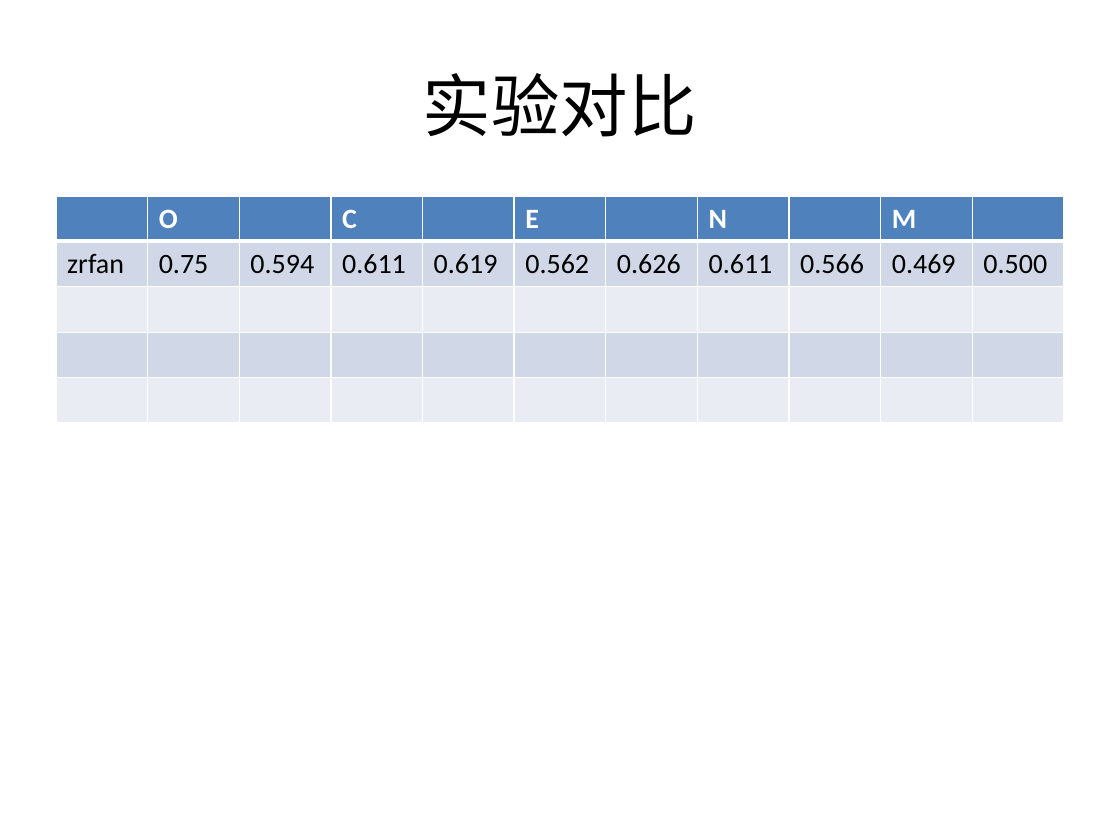
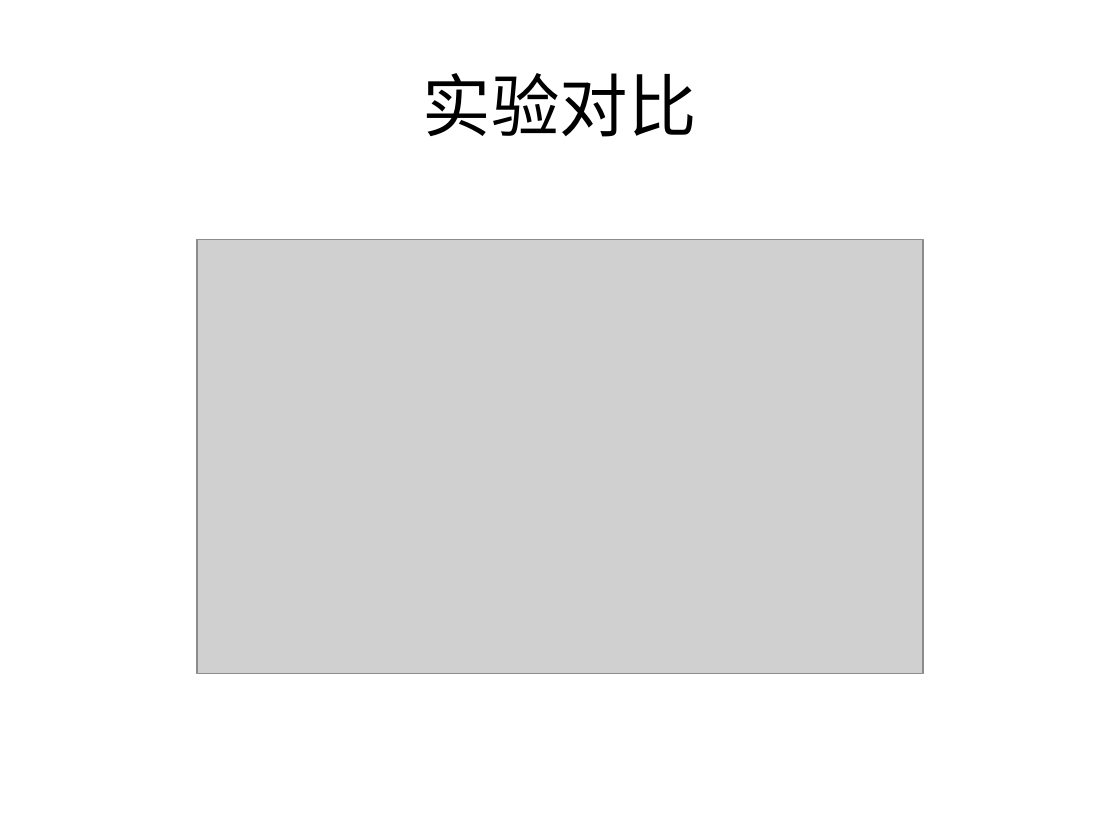
Before and after one commit to east-before-dawn/srt, a slide deck: slide 10 of slides.pptx. Drawn at 1120x840 pixels with LibreOffice and Linux fonts; fonts in the diff are those of the drawing; grey boxes stand for pictures. Boxes give left, top, right and bottom in pixels: in the first picture for what was removed or moved away, otherwise in the second. Text is boxed around its words. In the diff, an @@ line names an element or a change of style, - is before the commit and + after.

Commit message:
update ppt

```diff
--- a/slides.pptx
+++ b/slides.pptx
@@ table removed at bbox=[56, 196, 1066, 423], 5 rows, 11 columns @@
- | O |  | C |  | E |  | N |  | M | 
-zrfan | 0.75 | 0.594 | 0.611 | 0.619 | 0.562 | 0.626 | 0.611 | 0.566 | 0.469 | 0.500
- |  |  |  |  |  |  |  |  |  | 
- |  |  |  |  |  |  |  |  |  | 
- |  |  |  |  |  |  |  |  |  | 
@@ picture added at bbox=[197, 240, 923, 674] @@
```
Also in this commit, not shown: 3 other slides changed, 3 slides added, 1 slide removed.
